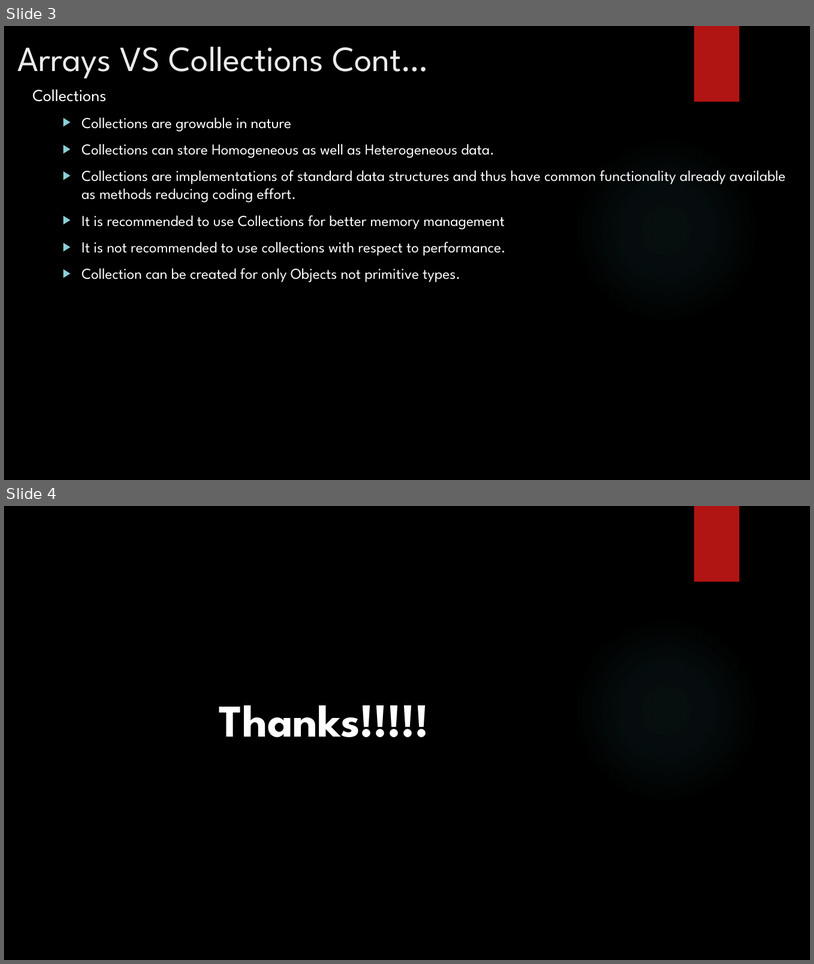
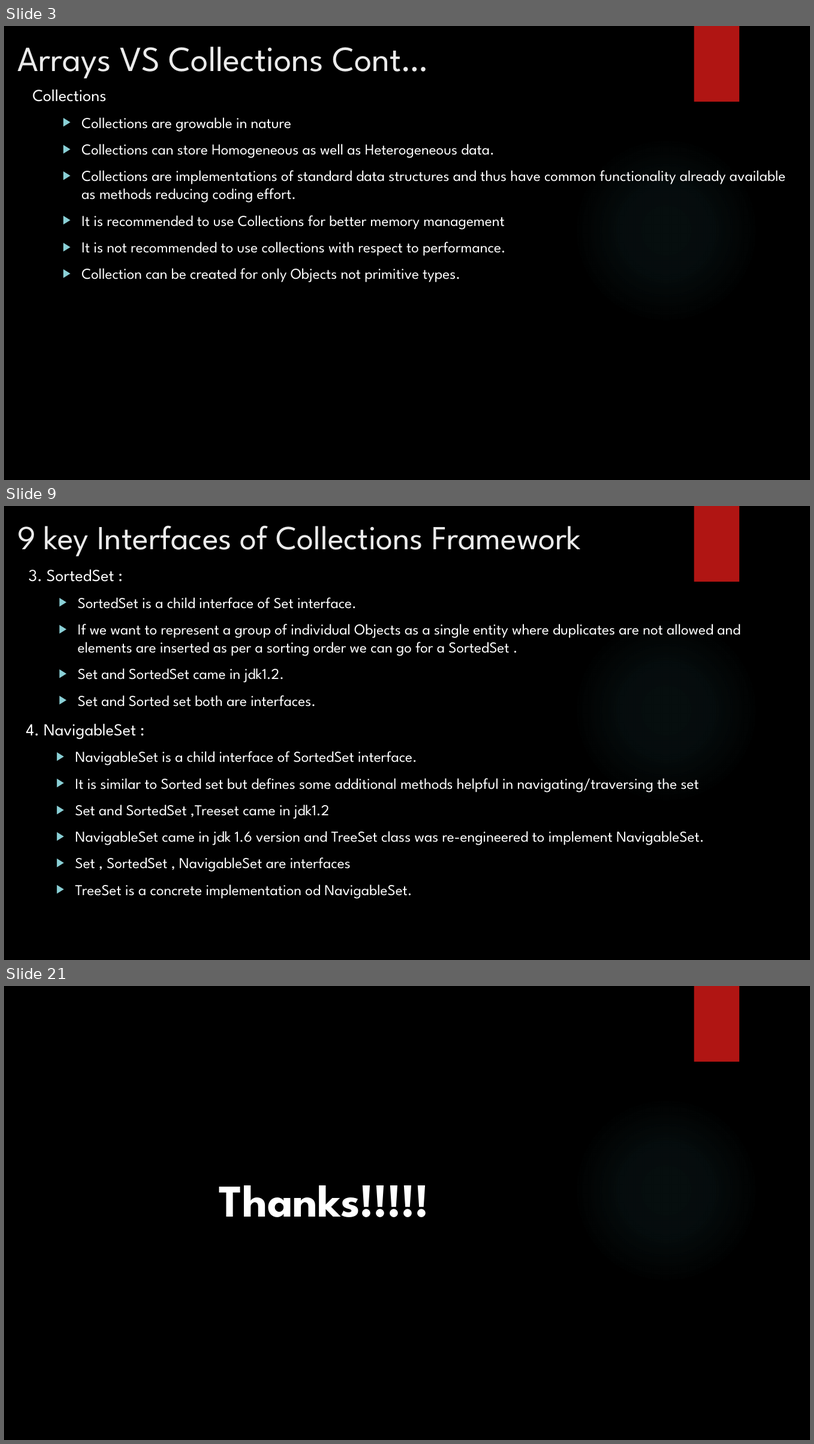
Before and after one commit to rudhrainfogain/java-collections, a slide deck: src/main/resources/JavaCollections.pptx. Shown one above the other, each under a label of ours: slides 3 and 4 before the commit, slides 3, 9 and 21 after it; the slides between them are not shown. The pictures are 814x964 and 814x1444 pixels, drawn with LibreOffice and Linux fonts; fonts in the diff are those of the drawing; background and template pictures are left out. Boxes give left, top, right and bottom in pixels: in the first picture for what was removed or moved away, otherwise in the second. Text is boxed around its words. In the diff, an @@ line names an element or a change of style, - is before the commit and + after.

Commit message:
Detailed overview ofCollections framework

```diff
--- a/src/main/resources/JavaCollections.pptx
+++ b/src/main/resources/JavaCollections.pptx
@@ slide 9 added at (4, 506, 810, 960), background picture (left out); not listed: 2 template elements that a slide beside it also shows @@
@@ title added at (17, 525, 581, 556), 40 pt, text #EBEBEB @@
+9 key Interfaces of Collections Framework
@@ text added at (29, 569, 741, 706), 18 pt, text #FFFFFF @@
+3. SortedSet :
+  ▶ SortedSet is a child interface of Set interface.
+  ▶ If we want to represent a group of individual Objects as a single entity where duplicates are not allowed and elements are inserted as per a sorting order we can go for a SortedSet .
+  ▶ Set and SortedSet came in jdk1.2.
+  ▶ Set and Sorted set both are interfaces.
@@ text added at (26, 723, 704, 898), 18 pt, text #FFFFFF @@
+4. NavigableSet :
+  ▶ NavigableSet is a child interface of SortedSet interface.
+  ▶ It is similar to Sorted set but defines some additional methods helpful in navigating/traversing the set
+  ▶ Set and SortedSet ,Treeset came in jdk1.2
+  ▶ NavigableSet came in jdk 1.6 version and TreeSet class was re-engineered to implement NavigableSet.
+  ▶ Set , SortedSet , NavigableSet are interfaces
+  ▶ TreeSet is a concrete implementation od NavigableSet.
@@ what was slide 4 is now slide 21 @@
```
Also in this commit, not shown: 16 other slides added.
